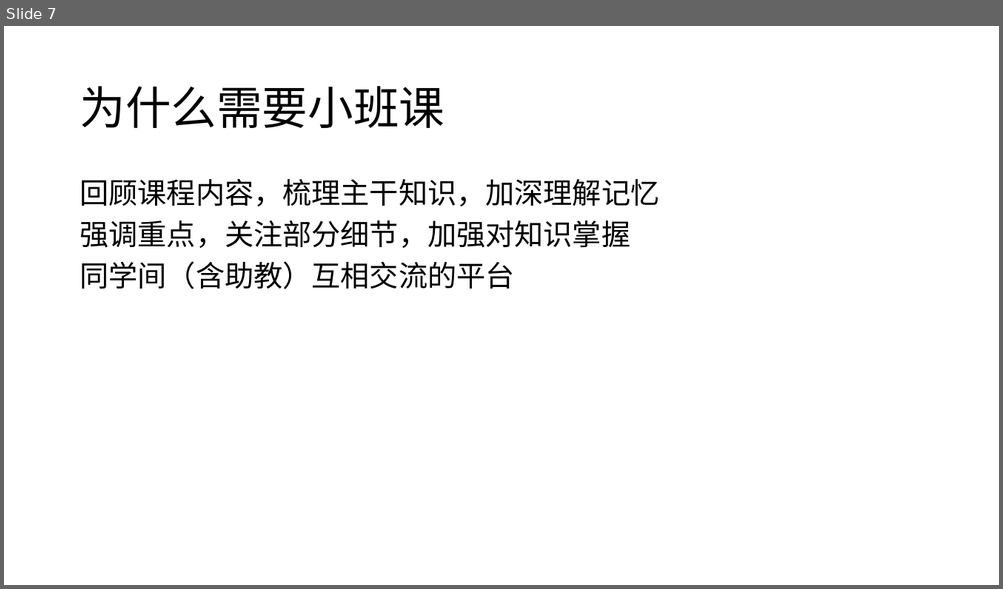
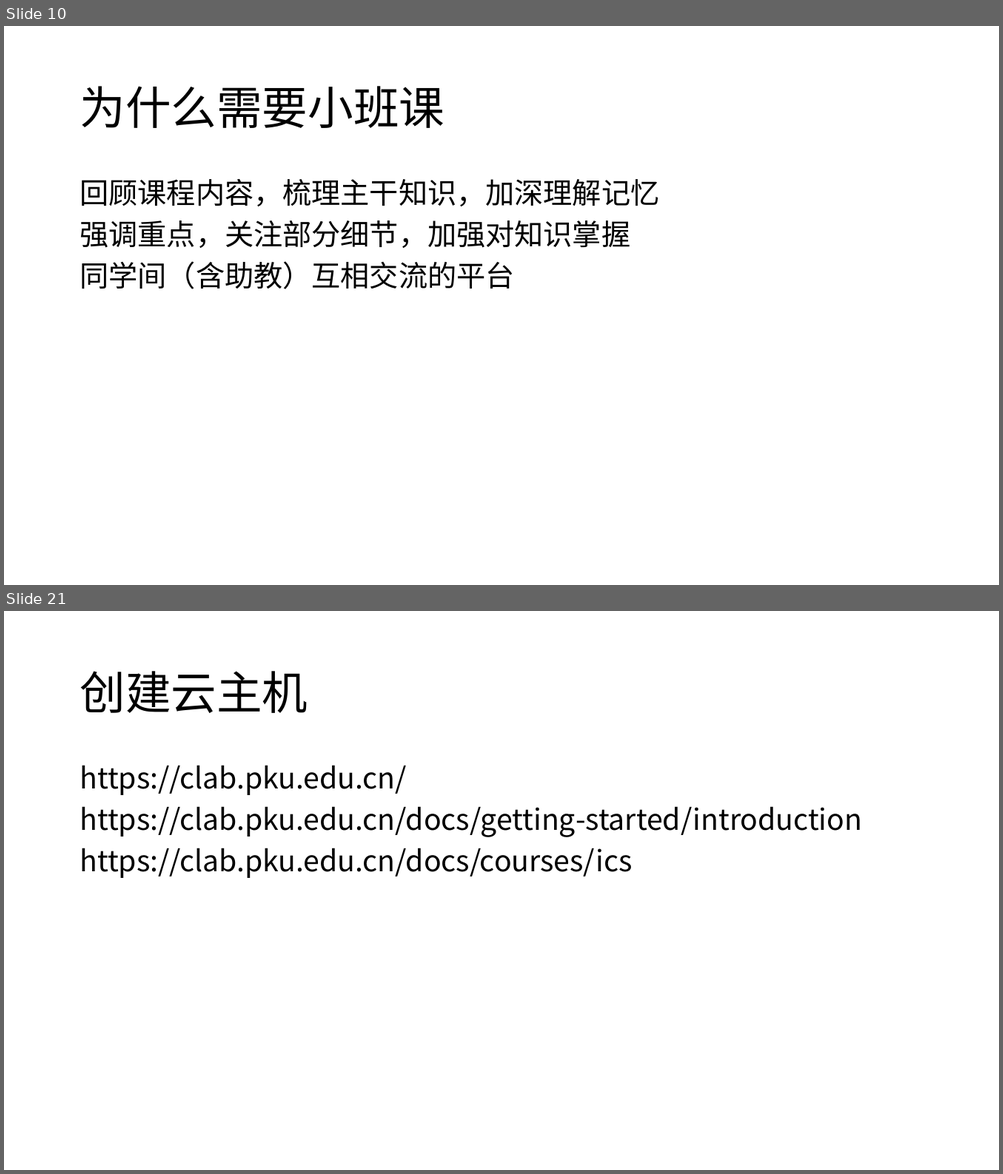
Before and after one commit to zsLiuZian/ics25, a slide deck: resource/seminar/Week1.pptx. Shown one above the other, each under a label of ours: slide 7 before the commit, slides 10 and 21 after it; the slides between them are not shown. The pictures are 1003x589 and 1003x1174 pixels, drawn with LibreOffice and Linux fonts; fonts in the diff are those of the drawing. Boxes give left, top, right and bottom in pixels: in the first picture for what was removed or moved away, otherwise in the second. Text is boxed around its words. In the diff, an @@ line names an element or a change of style, - is before the commit and + after.

```diff
--- a/resource/seminar/Week1.pptx
+++ b/resource/seminar/Week1.pptx
@@ slide 21 added at (x1=4, y1=611, x2=999, y2=1170), background #FFFFFF @@
@@ title added at (x1=79, y1=671, x2=307, y2=713), 44 pt, text #000000 @@
+创建云主机
@@ text added at (x1=79, y1=765, x2=862, y2=878), 28 pt, text #000000 @@
+https://clab.pku.edu.cn/
+https://clab.pku.edu.cn/docs/getting-started/introduction
+https://clab.pku.edu.cn/docs/courses/ics
@@ what was slide 7 is now slide 10 @@
```
Also in this commit, not shown: 9 slides changed, 32 other slides added, 4 other files.
